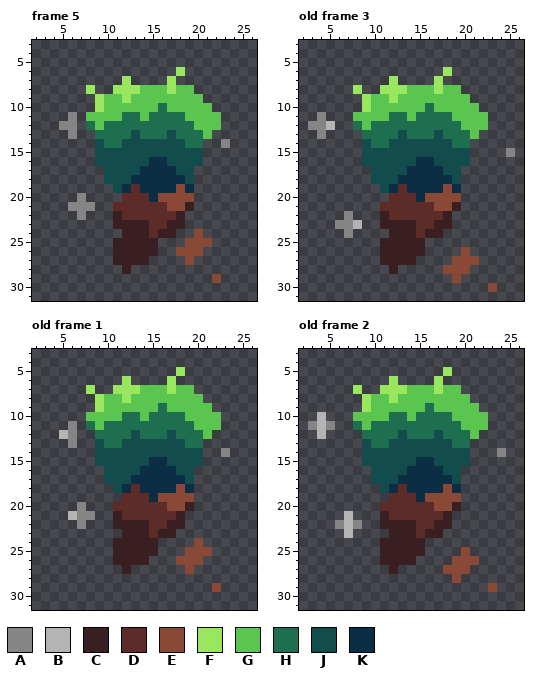
Pixel-art file, stored at Assets/Sprites/plantable_thingy_sprite.aseprite. Above: the version before the commit.
32x32 pixels, 5 frames. Shown: frame 5: x 2..26, y 3..31; old frame 3: x 2..26, y 3..31; old frame 1: x 2..26, y 3..31; old frame 2: x 2..26, y 3..31. The commit also changed other frames, which this record leaves out.
Palette (. is transparent): A #858585  B #b4b4b4  C #391f21  D #5d2c28  E #8a4836  F #99e65f  G #5ac54f  H #1e6f50  J #134c4c  K #0c2e44
Pixels before, frame 5, first column x 5:
 6 .............F.....
 7 .......F....F......
 8 ...F..FFFGGGFGG....
 9 ....FGGFGGGGGGGG...
10 ....FGGGGGGHGGGGG..
11 .A.GGGGHHGHHHHGGGG.
12 AA.HGHHHHHHHHHHGGG.
13 .A..HHHHJHHHJHHHG..
14 ....JHHJJJJJJJHH..A
15 ....JJJJJJJJJJJJ...
16 ....JJJJJJKKJJJJ...
17 .....JJJJKKKKJJ....
18 .....JJJKKKKKKJ....
19 ......JKDKKKKEK....
20 ..A....DDDKEEEE....
21 .AAA..DDDDDDEEC....
22 ..A...CDDDDDDC.....
23 ......CCCCDDCC.....
24 .......CCCDCC..E...
25 ......CCCCC...EEE..
26 ......CCCCC..EEE...
27 ......CCCC....E....
28 .......C...........
29 .................E.
Pixels before, old frame 3, first column x 3:
 6 ...............F.......
 7 .........F....F........
 8 .....F..FFFGGGFGG......
 9 ......FGGFGGGGGGGG.....
10 ......FGGGGGGHGGGGG....
11 .A...GGGGHHGHHHHGGGG...
12 AAB..HGHHHHHHHHHHGGG...
13 .A....HHHHJHHHJHHHG....
14 ......JHHJJJJJJJHH.....
15 ......JJJJJJJJJJJJ....A
16 ......JJJJJJKKJJJJ.....
17 .......JJJJKKKKJJ......
18 .......JJJKKKKKKJ......
19 ........JKDKKKKEK......
20 .........DDDKEEEE......
21 ........DDDDDDEEC......
22 ....A...CDDDDDDC.......
23 ...AAB..CCCCDDCC.......
24 ....A....CCCDCC........
25 ........CCCCC..........
26 ........CCCCC....E.....
27 ........CCCC....EEE....
28 .........C.....EEE.....
29 ................E......
30 ....................E..
Pixels before, old frame 1, first column x 5:
 5 .............F.....
 6 .......F....F......
 7 ...F..FFFGGGFGG....
 8 ....FGGFGGGGGGGG...
 9 ....FGGGGGGHGGGGG..
10 ...GGGGHHGHHHHGGGG.
11 .A.HGHHHHHHHHHHGGG.
12 BA..HHHHJHHHJHHHG..
13 .A..JHHJJJJJJJHH...
14 ....JJJJJJJJJJJJ..A
15 ....JJJJJJKKJJJJ...
16 .....JJJJKKKKJJ....
17 .....JJJKKKKKKJ....
18 ......JKDKKKKEK....
19 .......DDDKEEEE....
20 ..A...DDDDDDEEC....
21 .BAA..CDDDDDDC.....
22 ..A...CCCCDDCC.....
23 .......CCCDCC......
24 ......CCCCC....E...
25 ......CCCCC...EEE..
26 ......CCCC...EEE...
27 .......C......E....
28 ...................
29 .................E.
Pixels before, old frame 2, first column x 3:
 5 ...............F......
 6 .........F....F.......
 7 .....F..FFFGGGFGG.....
 8 ......FGGFGGGGGGGG....
 9 ......FGGGGGGHGGGGG...
10 .B...GGGGHHGHHHHGGGG..
11 ABA..HGHHHHHHHHHHGGG..
12 .B....HHHHJHHHJHHHG...
13 ......JHHJJJJJJJHH....
14 ......JJJJJJJJJJJJ...A
15 ......JJJJJJKKJJJJ....
16 .......JJJJKKKKJJ.....
17 .......JJJKKKKKKJ.....
18 ........JKDKKKKEK.....
19 .........DDDKEEEE.....
20 ........DDDDDDEEC.....
21 ....B...CDDDDDDC......
22 ...ABA..CCCCDDCC......
23 ....B....CCCDCC.......
24 ........CCCCC.........
25 ........CCCCC....E....
26 ........CCCC....EEE...
27 .........C.....EEE....
28 ................E.....
29 ....................E.
The same view after the edit:
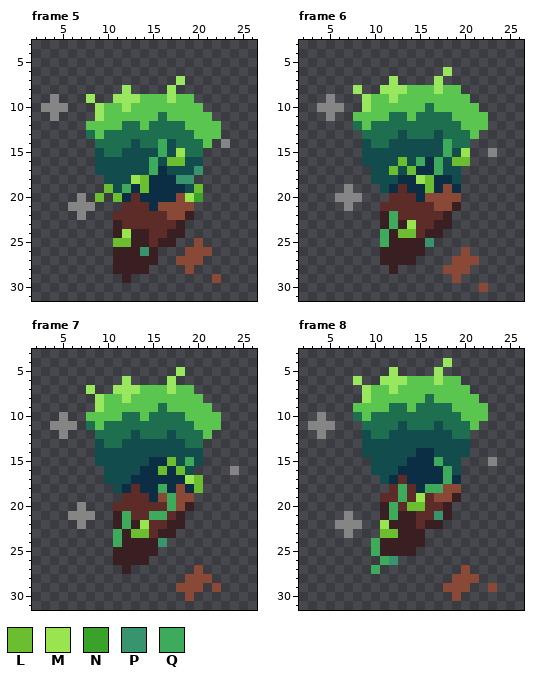
Colours new in this view: L #6abe30  M #99e550  N #3aa22a  P #37946e  Q #3eaa5b
A new or re-ordered frame is compared with the old frame closest to it.
The exact change:
frames 5 -> 10
layer "Vine Layer" added
Frame 5, layers "Vine Layer", "Layer 1":
y 6: x 18 F -> .
y 7: x 12 F -> .; x 17..18 F. -> .F
y 8: x 8 F -> .; x 11 F -> .; x 13..16 FGGG -> ....; x 18..19 GG -> ..
y 9: x 4 . -> A; x 8..11 .FGG -> F..F; x 13 G -> F; x 17 G -> F; x 20 G -> .
y 10: x 3..5 ... -> AAA; x 12 G -> F; x 16 H -> G; x 21 G -> .
y 11: x 4 . -> A; x 6 A -> .; x 8..9 GG -> .F; x 12..13 HH -> GG; x 15 H -> G; x 17..18 HH -> GG; x 22 G -> .
y 12: x 5..6 AA -> ..; x 8 H -> G; x 10..11 HH -> GG; x 14 H -> G; x 19 H -> G
y 13: x 6 A -> .; x 8..9 .H -> HG; x 13 J -> H; x 17 J -> H; x 20 H -> G; x 22 . -> G
y 14: x 9 J -> H; x 12 J -> H; x 14..16 JJJ -> HHQ; x 18 J -> H; x 21 . -> G
y 15: x 10..11 JJ -> HH; x 16 J -> Q; x 18..20 JJJ -> MHH
y 16: x 15..18 KKJJ -> QJLL
y 17: x 9 . -> J; x 14..15 KK -> JQ; x 17 K -> J; x 20 . -> P
y 18: x 13..14 KK -> ML; x 18..19 KJ -> PP
y 19: x 10 . -> L; x 12..14 KDK -> QKL; x 18..20 EK. -> KJL
y 20: x 9 . -> L; x 11..12 .D -> LK; x 14 D -> K; x 16..17 EE -> KK; x 19..20 E. -> MN
y 21: x 11 D -> .; x 15..16 DD -> KE; x 19 C -> E
y 22: x 11 C -> D; x 17..19 DC. -> EEC
y 23: x 12..14 CCC -> DDD; x 17 C -> D
y 24: x 11..12 .C -> CM; x 16 C -> D; x 18 . -> C; x 20 E -> .
y 25: x 11..12 CC -> LL; x 15..17 C.. -> DCC; x 19 E -> .; x 21 E -> .
y 26: x 14 C -> P; x 18 E -> .; x 21 . -> E
y 27: x 15 . -> C; x 18 . -> E; x 20 . -> E
y 28: x 11 . -> C; x 13..14 .. -> CC; x 19 . -> E
y 29: x 12 . -> C
Frame 6 is new; against old frame 3, layers "Vine Layer", "Layer 1":
y 9: x 5 . -> A
y 10: x 4..6 ... -> AAA
y 11: x 4..5 A. -> .A
y 12: x 3..5 AAB -> ...
y 13: x 4 A -> .
y 14: x 18 J -> Q
y 15: x 18 J -> Q; x 20 J -> M; x 23 . -> A; x 25 A -> .
y 16: x 13 J -> L; x 15 K -> Q; x 17 J -> Q; x 19..20 JJ -> LL
y 17: x 12 J -> L; x 14 K -> L; x 17 K -> Q
y 18: x 15..16 KK -> ML
y 19: x 7 . -> A; x 16 K -> L
y 20: x 6..8 ... -> AAA
y 21: x 7 . -> A
y 22: x 7 A -> .; x 12 D -> Q
y 23: x 6..8 AAB -> ...; x 12 C -> Q; x 14 C -> M
y 24: x 7 A -> .; x 11 . -> Q; x 13..14 CC -> LL
y 25: x 11 C -> Q; x 16 . -> P
y 30: x 22..23 .E -> E.
Frame 7 is new; against old frame 1, layers "Vine Layer", "Layer 1":
y 10: x 5 . -> A
y 11: x 4..5 .. -> AA
y 12: x 5..6 BA -> A.
y 13: x 6 A -> .
y 14: x 23 A -> .
y 15: x 17 J -> L; x 19 J -> Q
y 16: x 16 K -> L; x 18 J -> L; x 24 . -> A
y 17: x 19..20 J. -> ML
y 18: x 16 K -> Q; x 20 . -> L
y 19..20: x 17 E -> Q
y 21: x 6 B -> A; x 12 D -> Q; x 15..16 DD -> QQ
y 22: x 12 C -> Q; x 14 C -> M
y 23: x 11 . -> Q; x 13..14 CC -> LL
y 24: x 11 C -> Q; x 16 . -> P; x 20 E -> .
y 25: x 19..21 EEE -> ...
y 26: x 18..20 EEE -> ...
y 27: x 19..20 E. -> .E
y 28: x 19..21 ... -> EEE
y 29: x 18..20 ... -> EEE
y 30: x 19 . -> E
Frame 8 is new; against old frame 2, layers "Vine Layer", "Layer 1":
y 4: x 18 . -> F
y 5: x 12 . -> F; x 17..18 .F -> F.
y 6: x 8 . -> F; x 11 . -> F; x 13..16 .... -> FGGG; x 18..19 .. -> GG
y 7: x 8..11 F..F -> .FGG; x 13 F -> G; x 17 F -> G; x 20 . -> G
y 8: x 12 F -> G; x 16 G -> H; x 21 . -> G
y 9: x 8..9 .F -> GG; x 12..13 GG -> HH; x 15 G -> H; x 17..18 GG -> HH; x 22 . -> G
y 10: x 4 B -> A; x 8 G -> H; x 10..11 GG -> HH; x 14 G -> H; x 19 G -> H
y 11: x 4 B -> A; x 8..9 HG -> .H; x 13 H -> J; x 17 H -> J; x 20 G -> H; x 22 G -> .
y 12: x 4 B -> A; x 9 H -> J; x 12 H -> J; x 14..16 HHH -> JJJ; x 18 H -> J; x 21 G -> .
y 13: x 10..11 HH -> JJ; x 19..20 HH -> JJ
y 14: x 15..16 JJ -> KK; x 24 A -> .
y 15: x 9 J -> .; x 14 J -> K; x 17 J -> Q; x 20 J -> .; x 23 . -> A
y 16: x 13 J -> K; x 18 J -> Q
y 17: x 10 J -> .; x 12..13 JK -> KD; x 18..19 KJ -> QK
y 18: x 11..14 JKDK -> .DQD; x 16..17 KK -> QQ; x 19 K -> E
y 19: x 11 . -> D; x 13 D -> Q; x 15..16 KE -> MD; x 19 E -> C
y 20: x 11..12 DD -> CQ; x 14..15 DD -> LL; x 17..19 EEC -> DC.
y 21: x 7 B -> A; x 12..14 DDD -> QCC; x 17 D -> P
y 22: x 7 B -> A; x 11 C -> M; x 16 D -> C; x 18 C -> .
y 23: x 7 B -> A; x 11..12 .C -> LL; x 15..17 DCC -> C..
y 24: x 10 . -> Q
y 25: x 10 . -> Q; x 15 C -> .; x 20 E -> .
y 26: x 11..14 CCCC -> QP..; x 19..21 EEE -> ...
y 27: x 10 . -> Q; x 12 C -> .; x 18..19 EE -> ..
y 28: x 20..21 .. -> EE
y 29: x 18..20 ... -> EEE
y 30: x 19 . -> E
